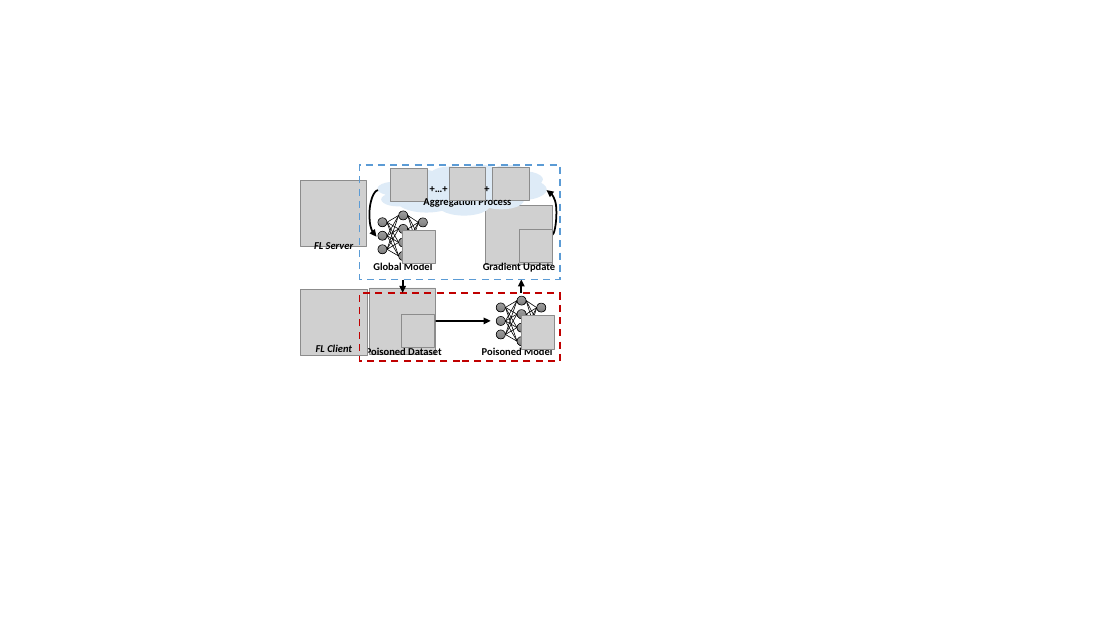
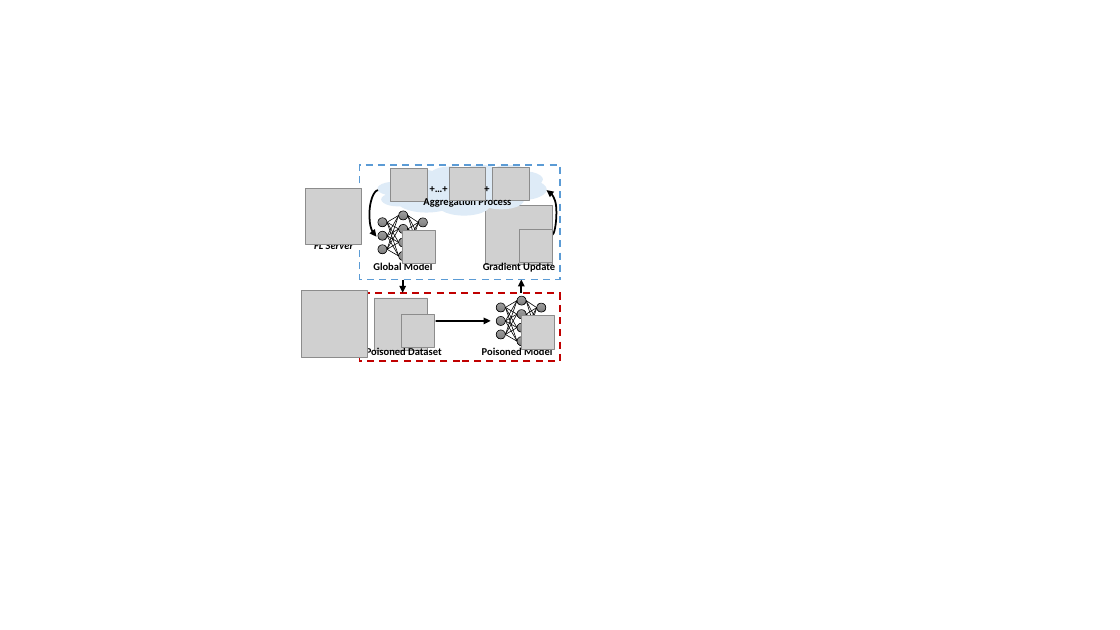
Before and after one commit to WhileBug/FLPhish, a slide deck: slide 1 of Manuscript/figures/Figure_System.pptx. Drawn at 1120x630 pixels with LibreOffice and Linux fonts; fonts in the diff are those of the drawing; grey boxes stand for pictures. Boxes give left, top, right and bottom in pixels: in the first picture for what was removed or moved away, otherwise in the second. Text is boxed around its words. In the diff, an @@ line names an element or a change of style, - is before the commit and + after.

```diff
--- a/Manuscript/figures/Figure_System.pptx
+++ b/Manuscript/figures/Figure_System.pptx
@@ picture: place and size @@
-picture at <box>301,181,367,247</box>
+picture at <box>306,188,362,245</box>
@@ picture: place and size @@
-picture at <box>370,288,436,355</box>
+picture at <box>375,298,428,351</box>
@@ text removed at <box>316,344,352,356</box> @@
-FL Client
```
Also in this commit, not shown: 8 other files.
